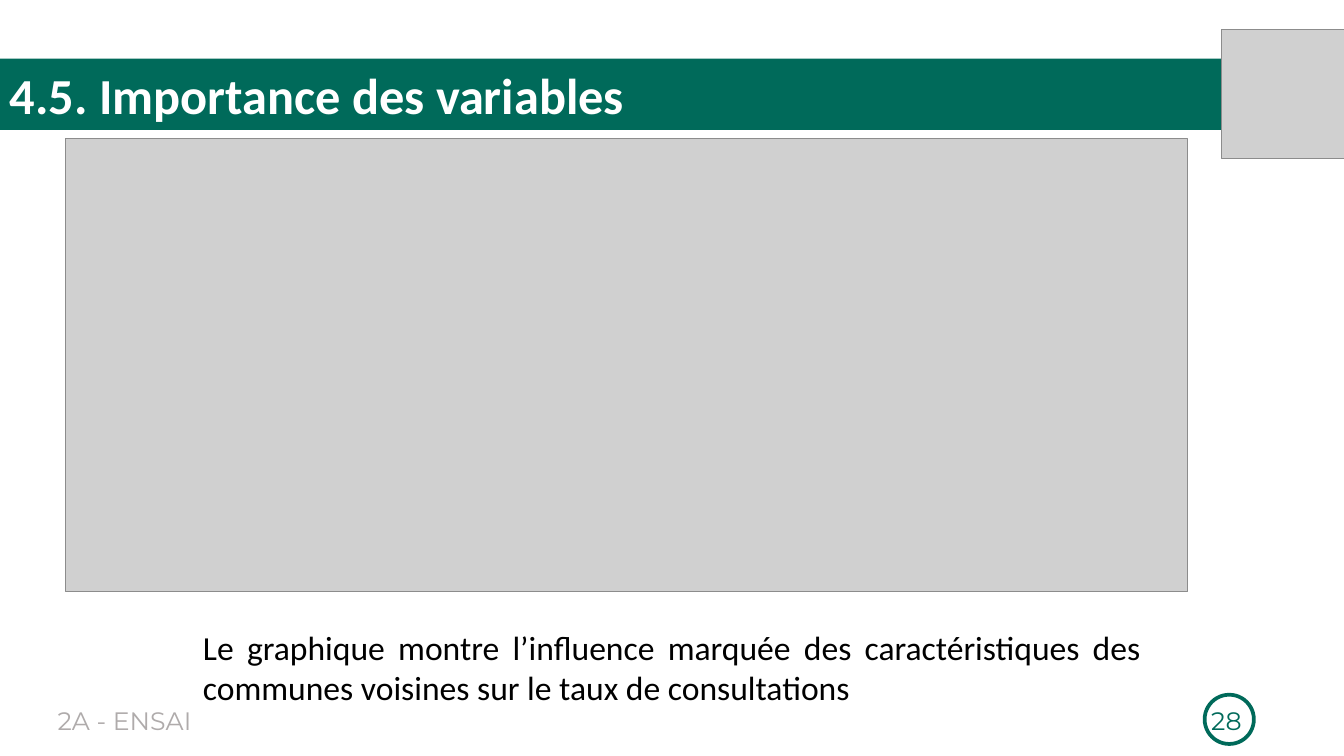
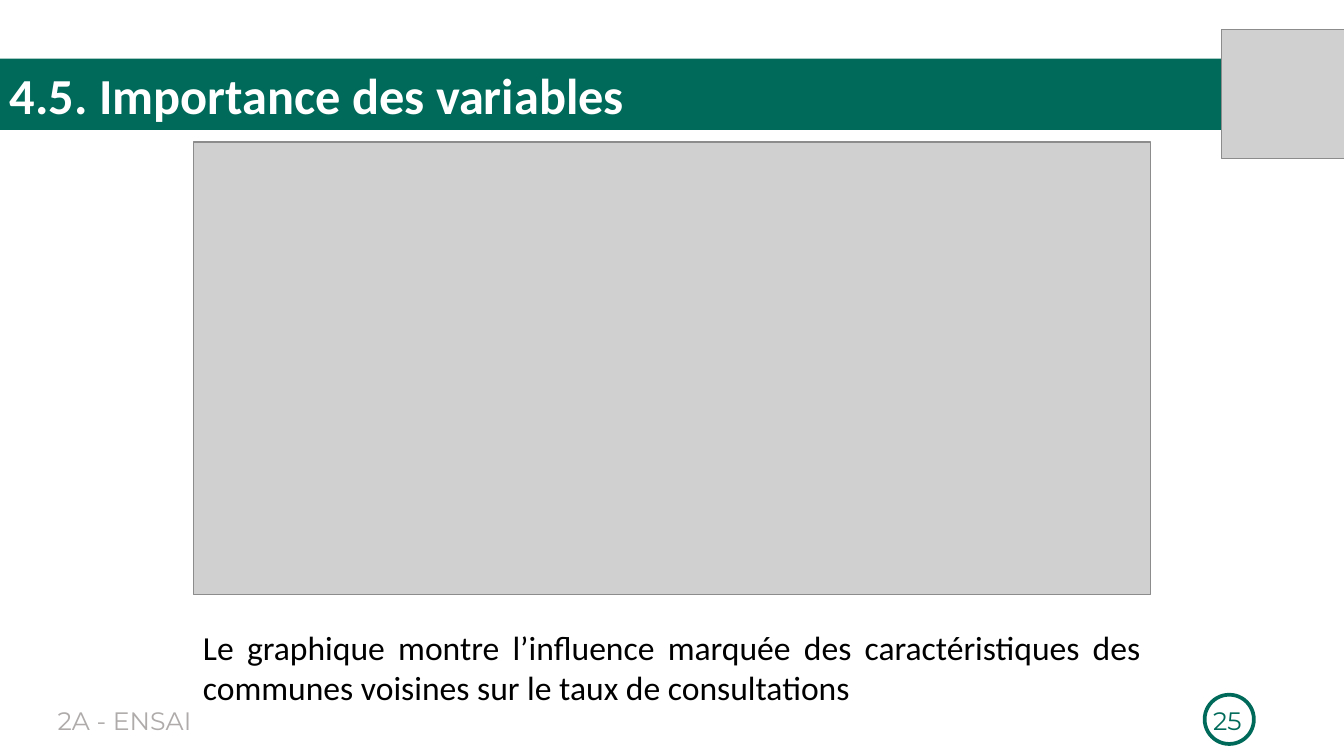
Before and after one commit to Richard-GOZAN/Projet-Stat-2A-Ensai, a slide deck: slide 25 of Présentation/Soutenance_Groupe25.pptx (slide 28 before the commit). Drawn at 1344x756 pixels with LibreOffice and Linux fonts; fonts in the diff are those of the drawing; grey boxes stand for pictures. Boxes give left, top, right and bottom in pixels: in the first picture for what was removed or moved away, otherwise in the second. Text is boxed around its words. In the diff, an @@ line names an element or a change of style, - is before the commit and + after.

```diff
--- a/Présentation/Soutenance_Groupe25.pptx
+++ b/Présentation/Soutenance_Groupe25.pptx
@@ picture: place and size @@
-picture at box(66, 139, 1189, 592)
+picture at box(193, 142, 1150, 595)
@@ page number at box(1213, 712, 1242, 737): text changed @@
-28
+25
```
Also in this commit, not shown: 7 other slides changed, 3 slides removed.
